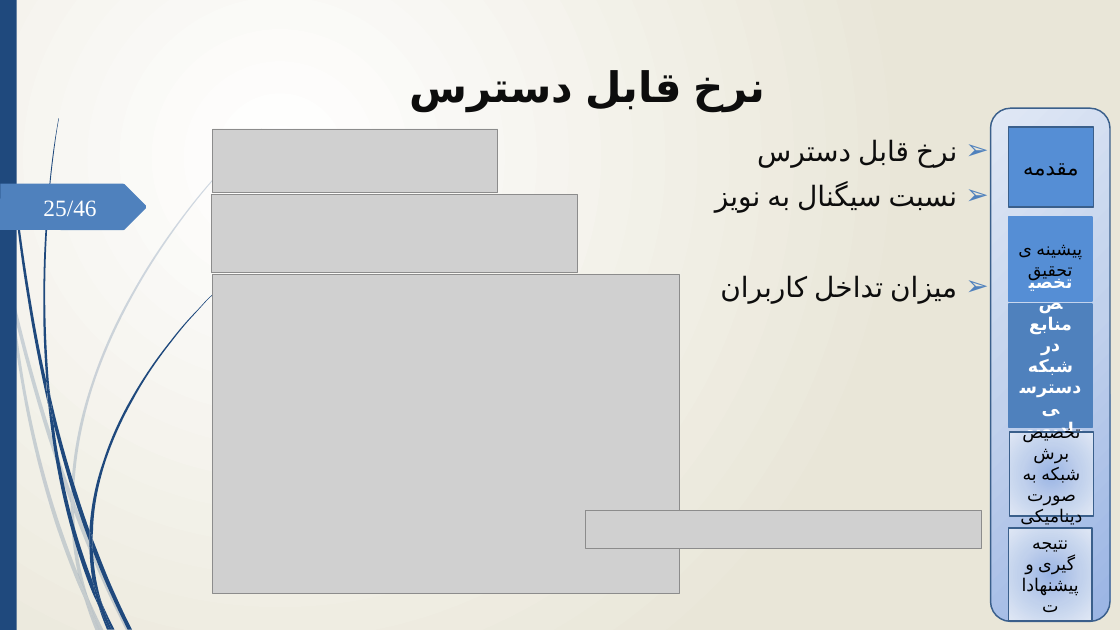
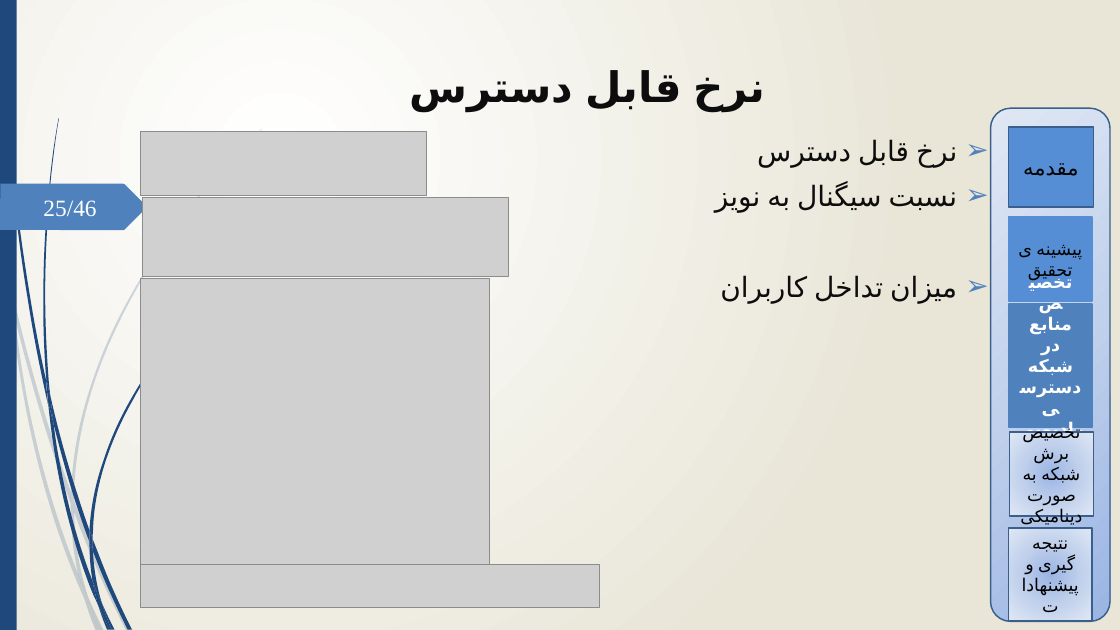
Before and after one commit to mkm1992/phd-project, a slide deck: slide 25 of Latex/tex1/proposal.pptx. Drawn at 1120x630 pixels with LibreOffice and Linux fonts; fonts in the diff are those of the drawing; grey boxes stand for pictures; background and template pictures are left out. Boxes give left, top, right and bottom in pixels: in the first picture for what was removed or moved away, otherwise in the second. Text is boxed around its words. In the diff, an @@ line names an element or a change of style, - is before the commit and + after.

```diff
--- a/Latex/tex1/proposal.pptx
+++ b/Latex/tex1/proposal.pptx
@@ picture: place and size @@
-picture at [213,129,498,193]
+picture at [141,131,427,195]
@@ picture: place and size @@
-picture at [212,194,577,273]
+picture at [143,197,508,276]
@@ picture added at [141,279,490,565] @@
@@ picture removed at [213,274,679,593] @@
@@ picture removed at [586,511,982,549] @@
@@ picture added at [141,565,600,607] @@
```
Also in this commit, not shown: 9 other slides changed, 7 other files.
